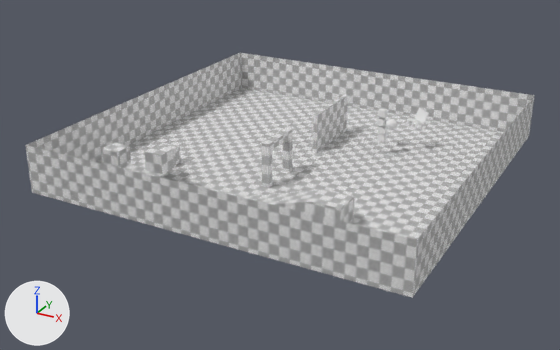
Renders of the glTF model assets/models/testroom/testingroom.gltf from each side of a commit.
The view is the same before and after, from a 50 mm camera at (29.8, -54.7, 26.5) aimed at (0.2, -0.8, -0.4). Arrows for +X, +Y and +Z are at lower left; the lights stay in place. The older version comes first. Vertices at exactly the same position are counted once.

The scene before the commit, as lines of its bpy script (objects in view):
```python
me_cube_001 = bpy.data.meshes.new('Cube.001')
me_cube_001.from_pydata(...)  # 80 vertices, 126 faces; spans x -16.0..16.0, y -16.0..16.0, z -0.6..3.8
me_cube_001.materials.append(mat_material_001)
me_cube_008 = bpy.data.meshes.new('Cube.008')
me_cube_008.from_pydata(...)  # 56 vertices, 108 faces; spans x -0.82..0.92, y -0.86..0.97, z -0.95..0.94
me_sphere = bpy.data.meshes.new('Sphere')
me_sphere.from_pydata(...)  # a UV sphere (32 segments, 16 rings, poles along z) spanning x -0.522..0.522, y -0.522..0.522, z -0.522..0.522
ob_chair = bpy.data.objects.new('chair', me_cube_008)
ob_chair.location = (8.84, 8.81, 2.99)
ob_cube = bpy.data.objects.new('Cube', me_cube_001)
ob_cube.location = (1.24, 1.23, 0.52)
ob_sphere = bpy.data.objects.new('Sphere', me_sphere)
ob_sphere.location = (6.59, 8.62, 2.34)
```
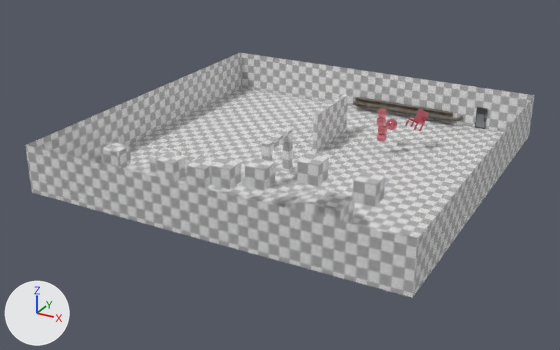
Location of each change, [x1, y1, x2, y2] in pixels of the pictures (560 x 350 px; the box of a moved part takes in the faces that stretch with it):
'steelbeam', added: after [355, 97, 453, 122]
'metaldoor', added: after [475, 107, 488, 129]
'chair', recoloured (darker): [405, 108, 429, 131] in both
'metalpipe', added: after [385, 106, 451, 121]
'Sphere', recoloured: [386, 119, 397, 130] in both
'metalpipedoohicky', added: after [353, 101, 369, 108]
'metalpipevalve', added: after [369, 104, 386, 111]
'metalpipecurve', added: after [450, 116, 463, 121]
part 1 of me_cube_001, added: after [186, 158, 216, 188]
part 2 of me_cube_001, added: after [211, 158, 241, 189]
part 3 of me_cube_001, added: after [245, 158, 275, 190]
part 4 of me_cube_001, added: after [297, 153, 329, 187]
part 5 of me_cube_001, added: after [353, 171, 385, 207]
part 6 of me_cube_001, moved or reshaped: before [144, 144, 181, 174]; after [149, 148, 186, 181]

The change, as a list of edits to the scene's bpy script:
```text
Add mat_corrodedmetal_001:
    mat_corrodedmetal_001 = bpy.data.materials.new('corrodedmetal.001')
    # uses the picture img_f8f10881
    # uses the picture img_metal_detail_diffuse
    # uses the picture img_metal_orm
Add mat_corrodedmetal:
    mat_corrodedmetal = bpy.data.materials.new('corrodedmetal')
    # uses the picture img_f8f10881
    # uses the picture img_metal_detail_diffuse
    # uses the picture img_metal_orm
Change me_cube_008:
    where me_cube_008.from_pydata(...)  # 56 vertices, 108 faces; spans x -0.82..0.92, y -0.86..0.97, z -0.95..0.94
    add me_cube_008.materials.append(mat_material)  # pink #e77e89
Change me_cube_001:
    remove me_cube_001.from_pydata(...)  # 80 vertices, 126 faces; spans x -16.0..16.0, y -16.0..16.0, z -0.6..3.8
    add me_cube_001.from_pydata(...)  # 120 vertices, 186 faces; spans x -16.0..16.0, y -16.0..16.0, z -0.8..5.5
    me_cube_001 part 1: a new loose piece, a box spanning x -3.9..-2.3, y -11.6..-10.0, z 1.4..3.0, in mat_material_001
    me_cube_001 part 2: a new loose piece, a box spanning x -1.3..0.3, y -12.1..-10.5, z 2.0..3.6, in mat_material_001
    me_cube_001 part 3: a new loose piece, a box spanning x 1.9..3.5, y -12.7..-11.1, z 2.9..4.5, in mat_material_001
    me_cube_001 part 4: a new loose piece, a box spanning x 5.9..7.5, y -12.1..-10.5, z 3.9..5.5, in mat_material_001
    me_cube_001 part 5: a new loose piece, a box spanning x 10.4..12.0, y -12.8..-11.2, z 3.7..5.3, in mat_material_001
    me_cube_001 part 6
    8 vertices in x -10.9..-9.3, y -6.7..-5.1, z -0.4..1.2 move by (0.2, -0.1, -0.4)
    8 vertices in x -9.2..-7.6, y -9.5..-7.9, z 0.6..2.2 move by (-0.1, 0.3, -0.4)
    8 vertices in x -7.8..-6.2, y -11.6..-10.0, z 1.7..3.3 move by (0.7, 0.4, -0.7)
Change me_sphere:
    where me_sphere.from_pydata(...)  # 482 vertices, 960 faces; spans x -0.522..0.522, y -0.522..0.522, z -0.522..0.522
    add me_sphere.materials.append(mat_material)  # pink #e77e89
Add ob_steelbeam:
    ob_steelbeam = bpy.data.objects.new('steelbeam', me_cube_002)  # 24 vertices, 44 faces; spans x -5.14..5.14, y -0.41..0.41, z -0.43..0.43
    ob_steelbeam.location = (4.6, 17.15, 1.02)
Add ob_metalpipevalve:
    ob_metalpipevalve = bpy.data.objects.new('metalpipevalve', me_8c66c780_group0_index0_1_gripstock0)  # 542 vertices, 1076 faces; spans x -1.85..0.0, y -0.6..0.2, z -0.37..0.2
    ob_metalpipevalve.location = (3.07, 16.42, 0.99)
Add ob_metalpipedoohicky:
    ob_metalpipedoohicky = bpy.data.objects.new('metalpipedoohicky', me_ad5dc780_group0_index0_0_gripstock0)  # 692 vertices, 1320 faces; spans x 0.0..1.8, y -0.32..0.32, z -0.31..0.31
    ob_metalpipedoohicky.location = (-0.58, 16.42, 0.99)
Add ob_metalpipecurve:
    ob_metalpipecurve = bpy.data.objects.new('metalpipecurve', me_d75ac780_group0_index0_0_gripstock0_007)  # 266 vertices, 528 faces; spans x -0.83..0.179, y -1.01..-0.002, z -0.185..0.186
    ob_metalpipecurve.location = (10.64, 17.24, 1.0)
Add ob_metalpipe:
    ob_metalpipe = bpy.data.objects.new('metalpipe', me_344cc780_group0_index0_0_gripstock0)  # 1008 vertices, 1940 faces; spans x -2.68..4.09, y -0.22..0.91, z -0.24..0.25
    ob_metalpipe.location = (5.73, 16.43, 0.99)
Add ob_metaldoor:
    ob_metaldoor = bpy.data.objects.new('metaldoor', me_plane_009)  # a box spanning x -0.52..0.52, y 0.0..0.12, z -1.04..1.04; in mat_metaldoor (picture img_f7b50981)
    ob_metaldoor.location = (12.57, 17.12, 1.33)
```
